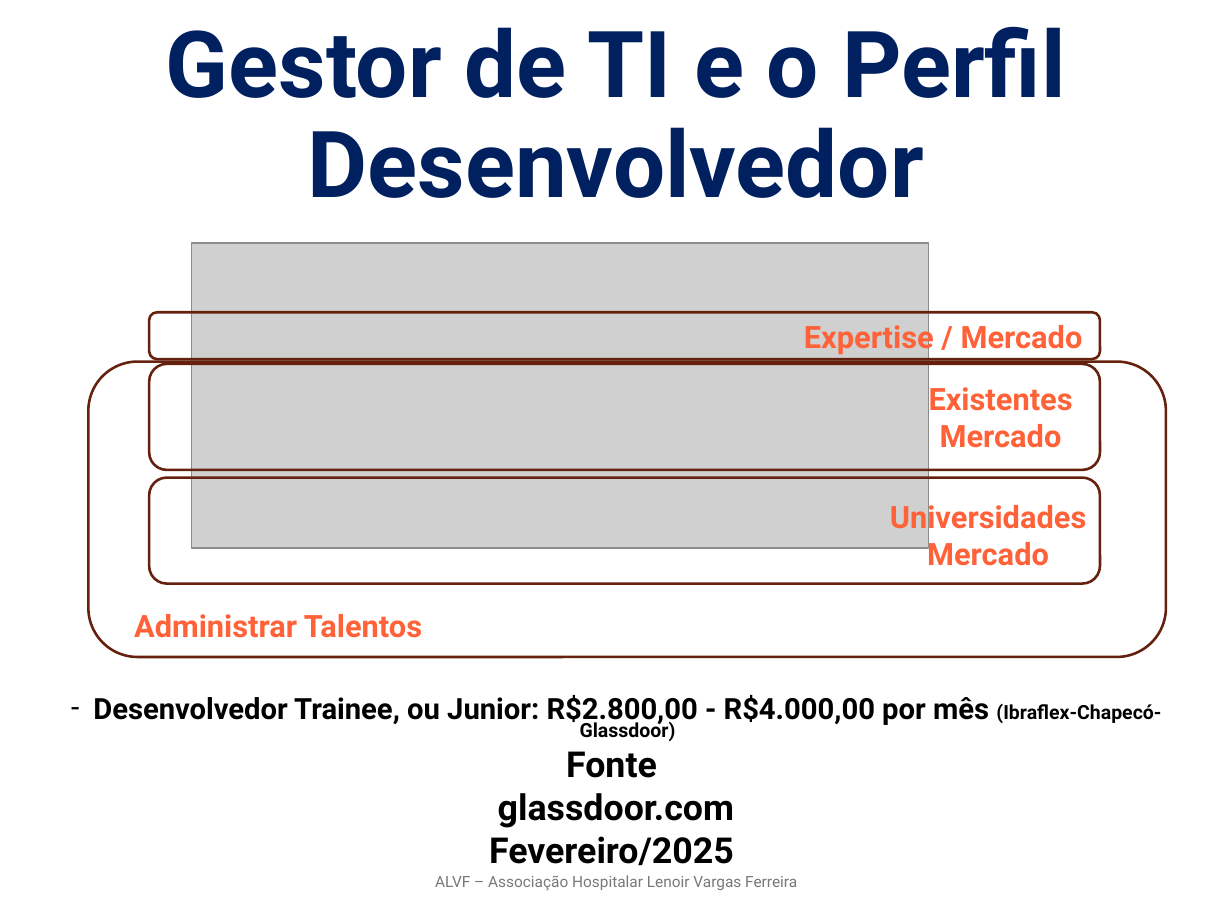
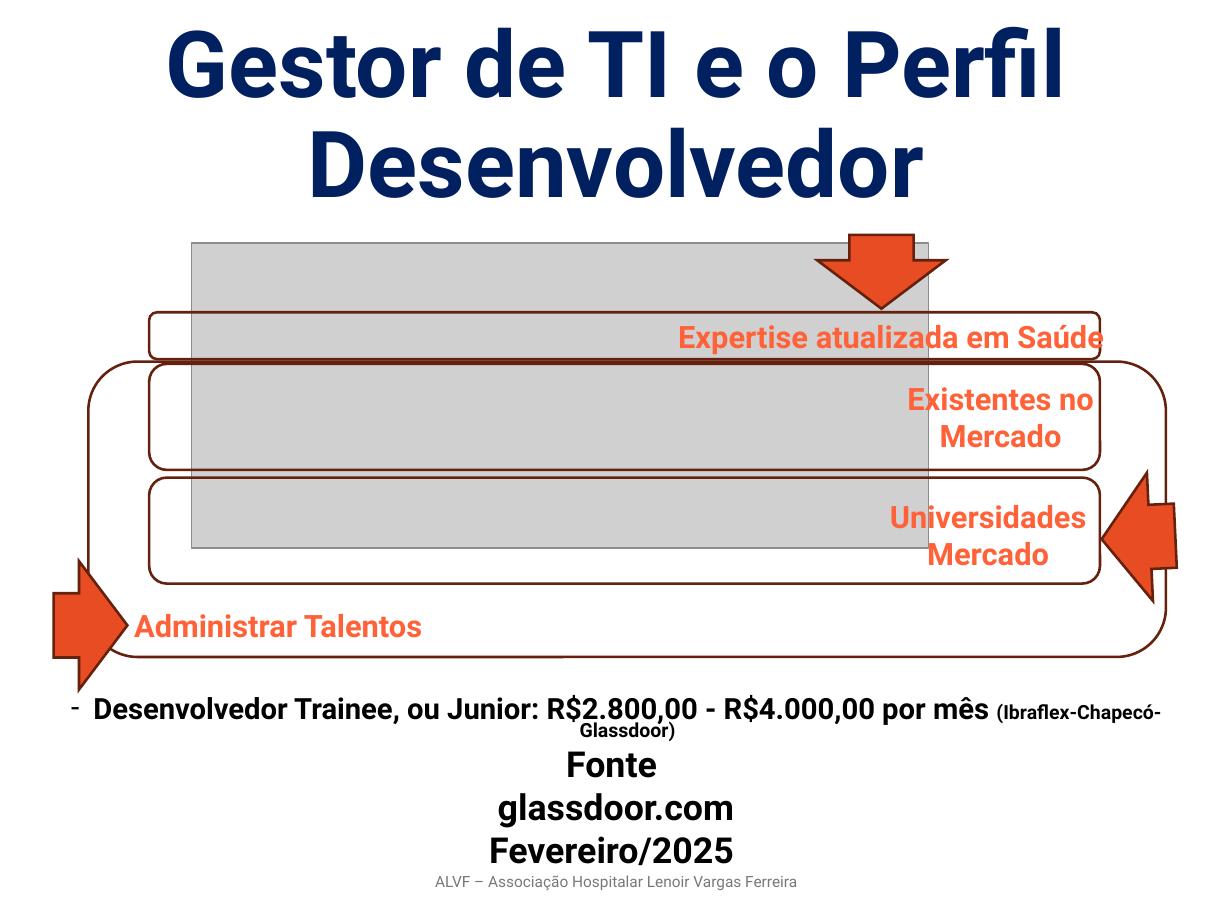
Before and after one commit to ProjetosALVF/ALVF_ProspeccaoGestao_TI, a slide deck: slide 18 of ALVF_Organizacional_ConselhoDe Administracao_Fev_2025/Estrutura_OrganizacionalGovernançaDeTI_ALVF.pptx. Drawn at 1232x924 pixels with LibreOffice and Linux fonts; fonts in the diff are those of the drawing; grey boxes stand for pictures. Boxes give left, top, right and bottom in pixels: in the first picture for what was removed or moved away, otherwise in the second. Text is boxed around its words. In the diff, an @@ line names an element or a change of style, - is before the commit and + after.

```diff
--- a/ALVF_Organizacional_ConselhoDe Administracao_Fev_2025/Estrutura_OrganizacionalGovernançaDeTI_ALVF.pptx
+++ b/ALVF_Organizacional_ConselhoDe Administracao_Fev_2025/Estrutura_OrganizacionalGovernançaDeTI_ALVF.pptx
@@ up arrow added at (817, 235, 945, 309), fill #E84C22, outline #66210F 1.5 pt @@
@@ text at (678, 320, 1104, 356): text changed @@
-Expertise / Mercado
+Expertise atualizada em Saúde
@@ text at (907, 382, 1094, 448): text changed @@
-Existentes Mercado
+Existentes no Mercado
@@ up arrow added at (1098, 471, 1178, 603), fill #E84C22, outline #66210F 1.5 pt @@
@@ up arrow added at (53, 562, 127, 690), fill #E84C22, outline #66210F 1.5 pt @@
```
Also in this commit, not shown: 10 other slides changed, 5 other files.
